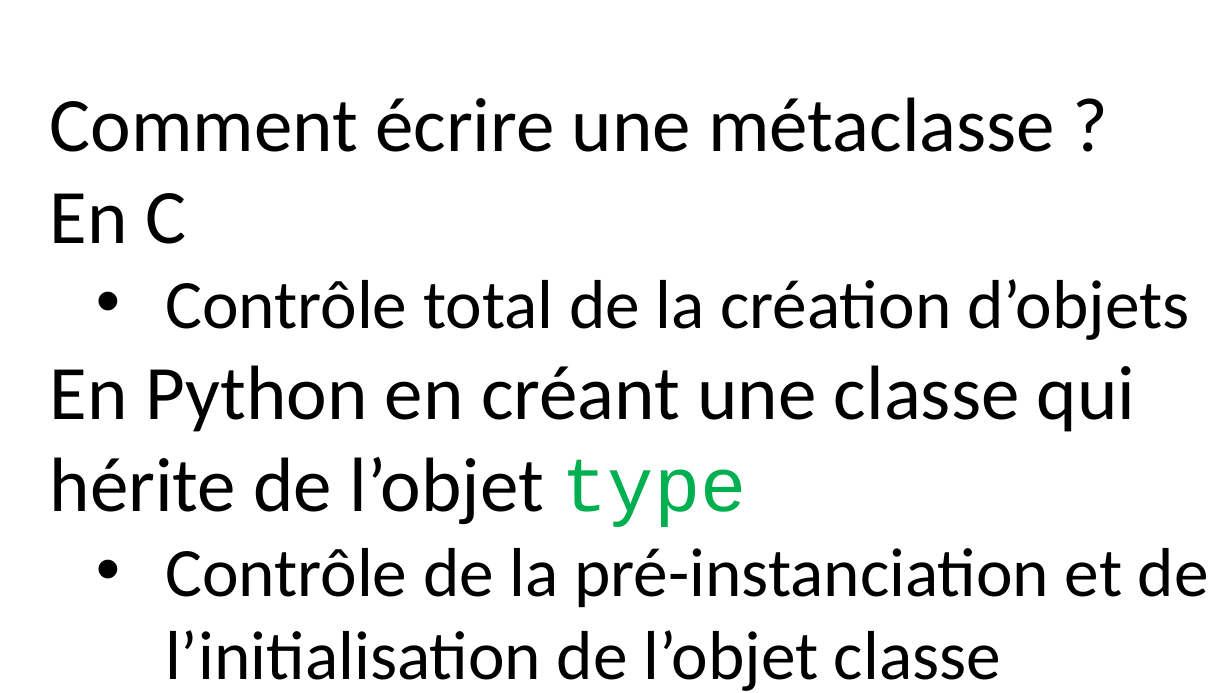
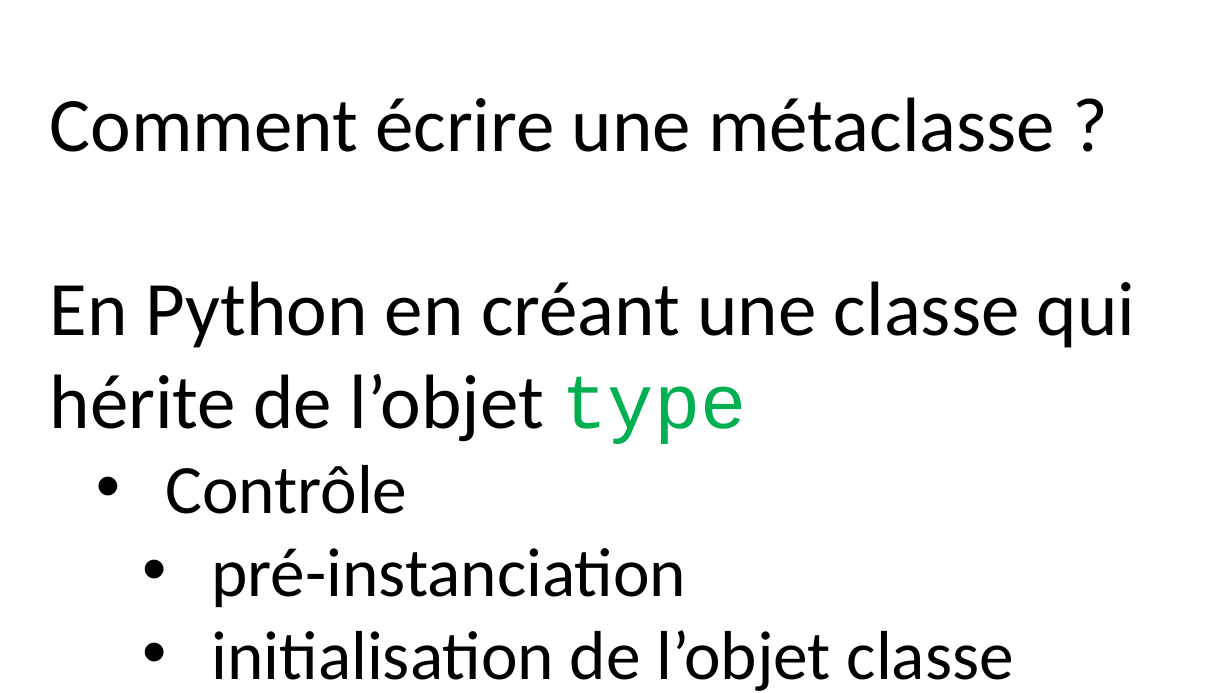
Before and after one commit to parmentelat/flotpython-archive, a slide deck: slide 18 of semaine7/CO12AL-W7-VIDEO04-SLIDE01.pptx (slide 17 before the commit). Drawn at 1232x693 pixels with LibreOffice and Linux fonts; fonts in the diff are those of the drawing. Boxes give left, top, right and bottom in pixels: in the first picture for what was removed or moved away, otherwise in the second. Text is boxed around its words. In the diff, an @@ line names an element or a change of style, - is before the commit and + after.

Commit message:
fixed typos improved presentation

```diff
--- a/semaine7/CO12AL-W7-VIDEO04-SLIDE01.pptx
+++ b/semaine7/CO12AL-W7-VIDEO04-SLIDE01.pptx
@@ text at box(50, 193, 1189, 340): paragraphs removed @@
-En C
-  • Contrôle total de la création d’objets
@@ text at box(165, 465, 1014, 691): text changed @@
-  • Contrôle de la pré-instanciation et de l’initialisation de l’objet classe
+  • Contrôle
+    • pré-instanciation
+    • initialisation de l’objet classe
```
Also in this commit, not shown: 2 other slides changed, 1 slide added, 1 other file.
